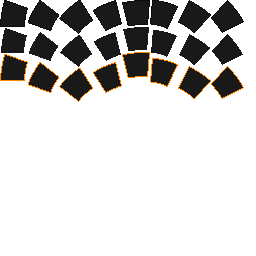
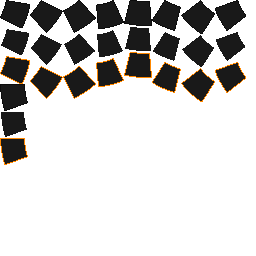
Layered file, before and after one edit (256 x 256). Changes by layer:
pixels changed over [0, 0, 246, 165] (layer not identified)
